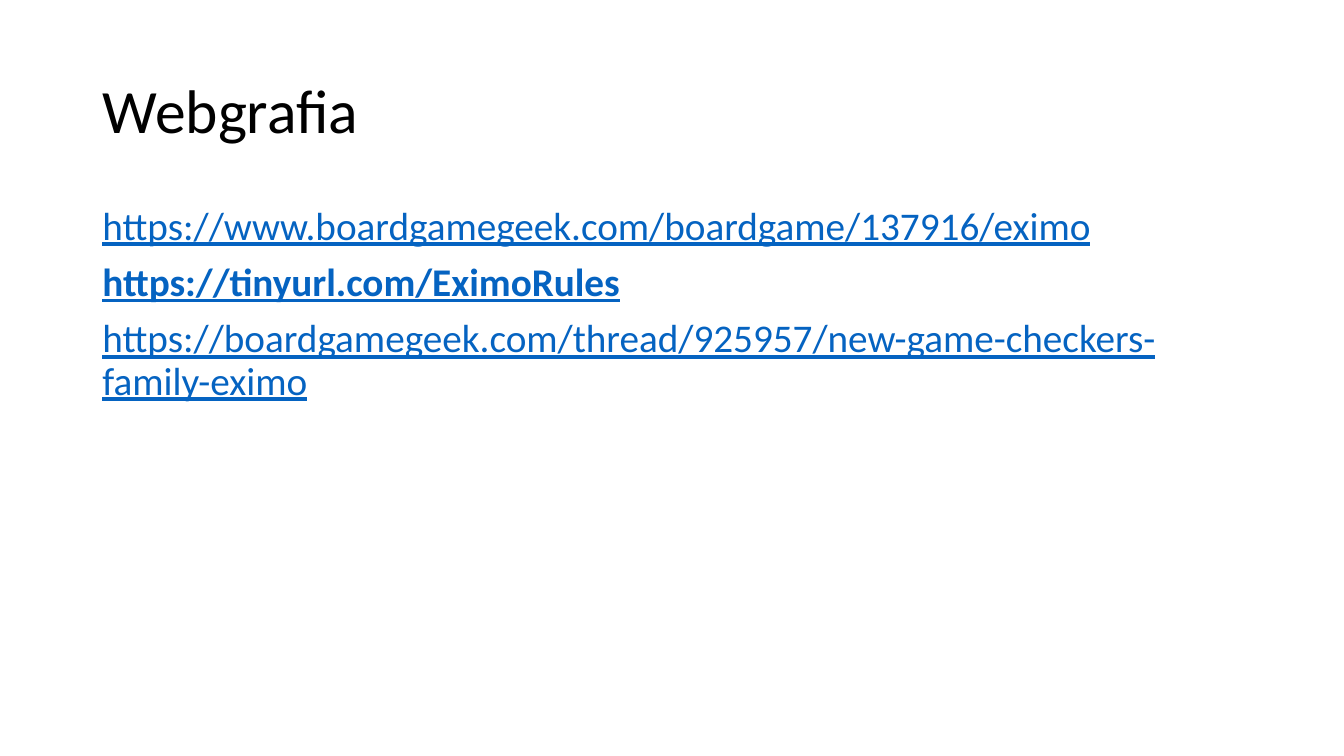
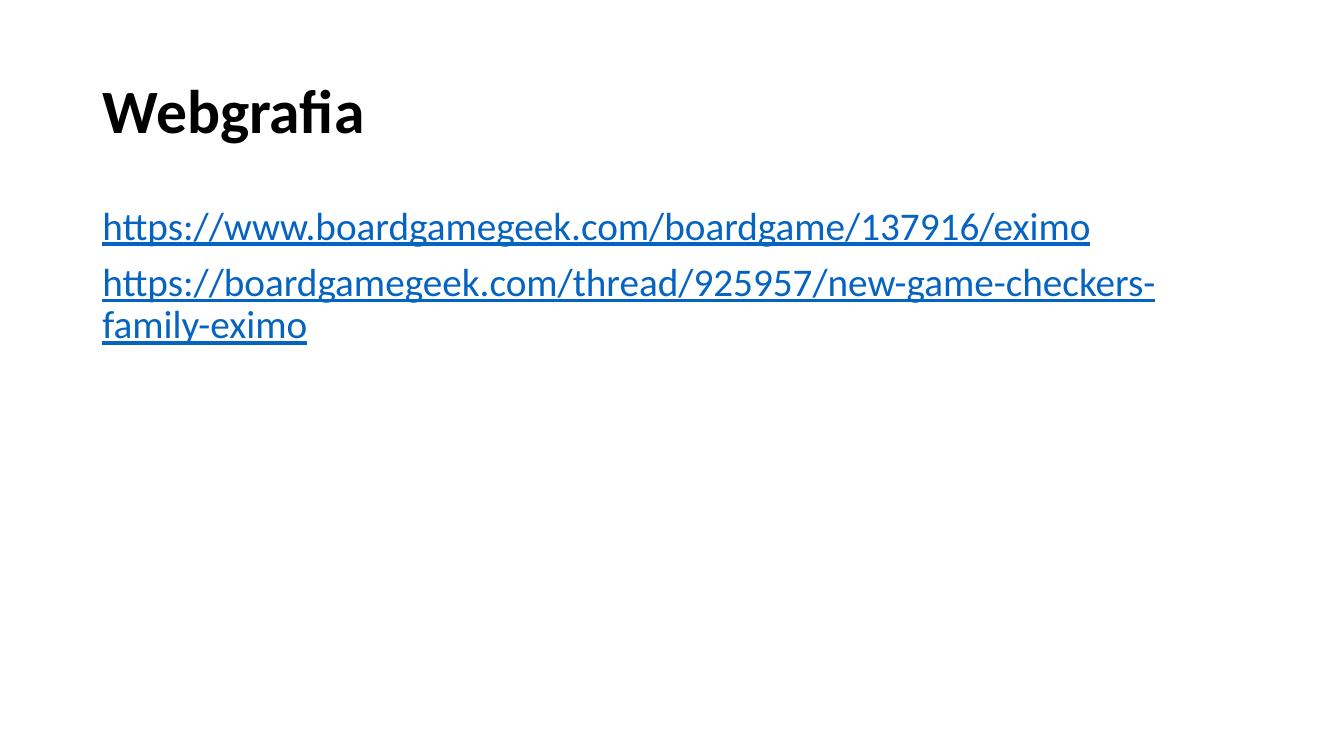
Before and after one commit to SergioDias47/Eximo, a slide deck: slide 6 of docs/IART-Eximo.pptx. Drawn at 1344x756 pixels with LibreOffice and Linux fonts; fonts in the diff are those of the drawing. Boxes give left, top, right and bottom in pixels: in the first picture for what was removed or moved away, otherwise in the second. Text is boxed around its words. In the diff, an @@ line names an element or a change of style, - is before the commit and + after.

```diff
--- a/docs/IART-Eximo.pptx
+++ b/docs/IART-Eximo.pptx
@@ title "Webgrafia" at [102,89,364,144]: bold on @@
@@ text at [102,268,619,302]: paragraph removed @@
-https://tinyurl.com/EximoRules
```
Also in this commit, not shown: 5 other slides changed.
